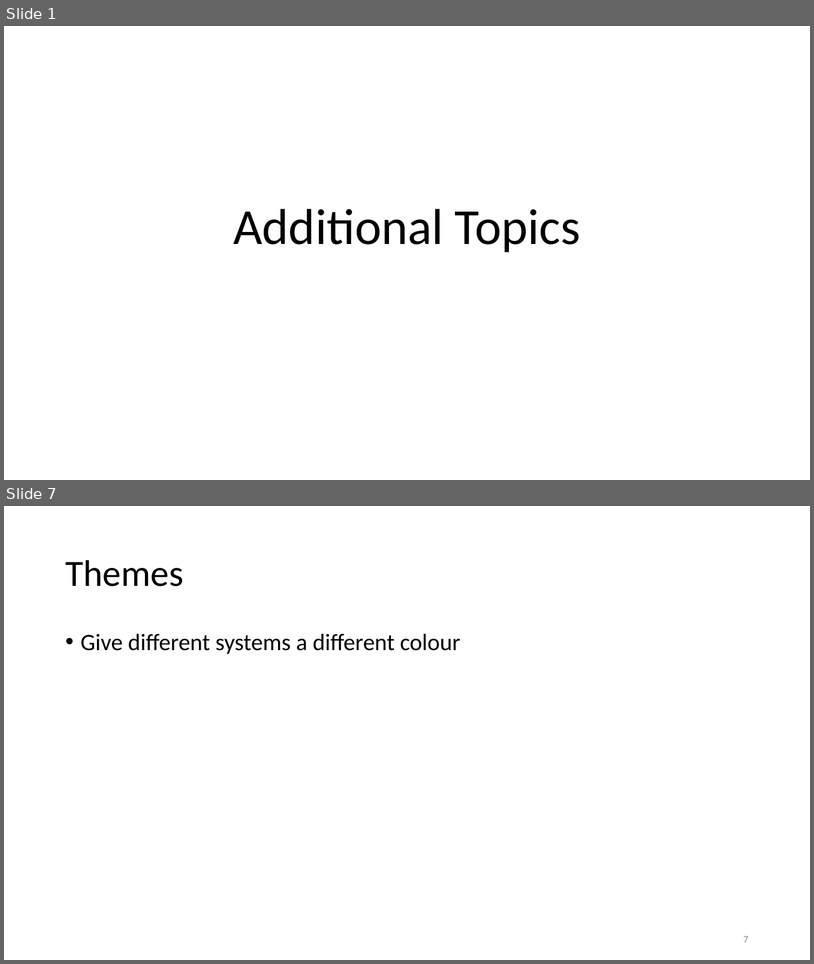
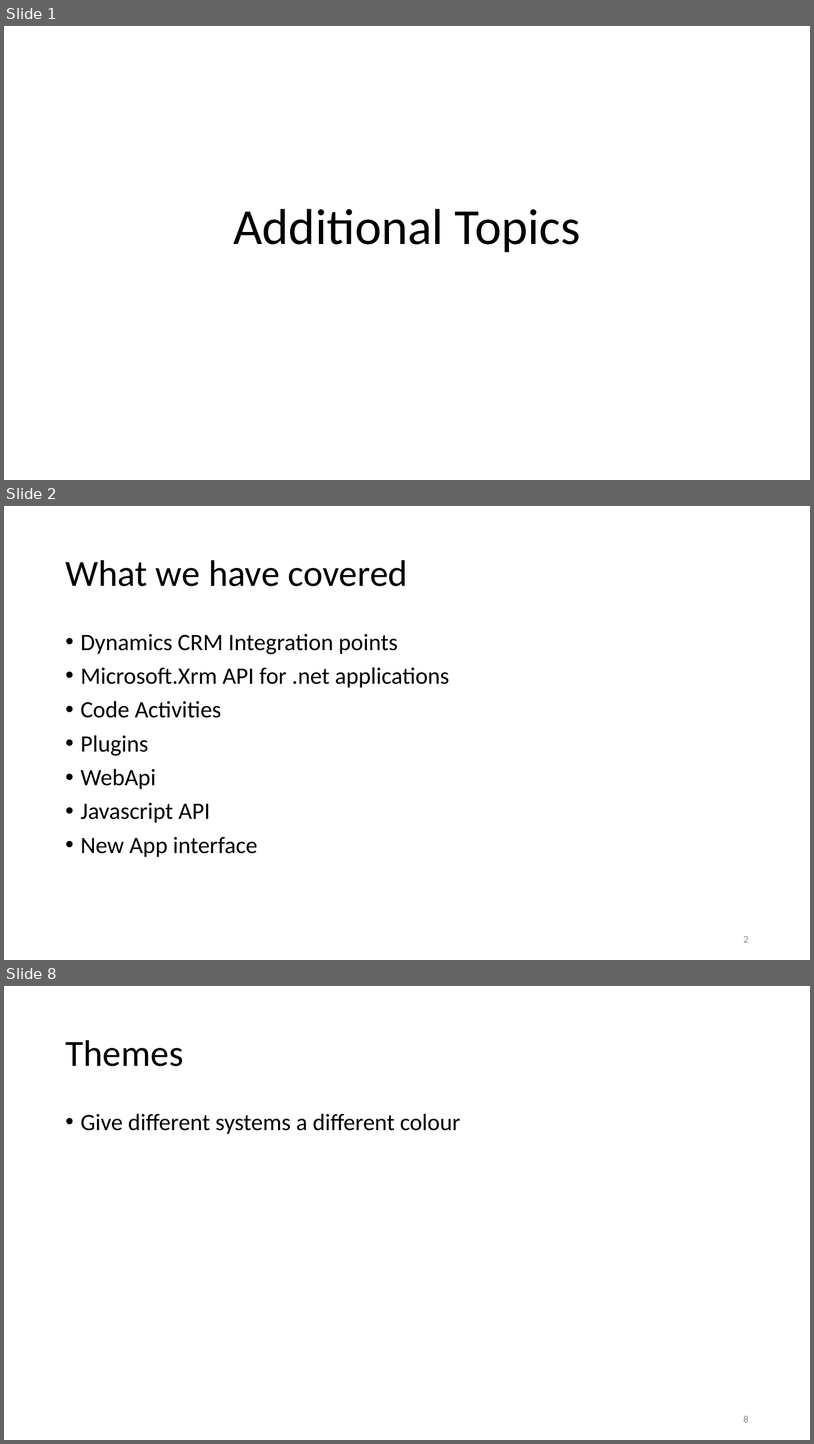
Before and after one commit to rogerhillgsy/CRMTraining, a slide deck: Documents/Additional Topics.pptx. Shown one above the other, each under a label of ours: slides 1 and 7 before the commit, slides 1, 2 and 8 after it; the slides between them are not shown. The pictures are 814x964 and 814x1444 pixels, drawn with LibreOffice and Linux fonts; fonts in the diff are those of the drawing. Boxes give left, top, right and bottom in pixels: in the first picture for what was removed or moved away, otherwise in the second. Text is boxed around its words. In the diff, an @@ line names an element or a change of style, - is before the commit and + after.

```diff
--- a/Documents/Additional Topics.pptx
+++ b/Documents/Additional Topics.pptx
@@ slide 2 added at [4,506,810,960], background #FFFFFF @@
@@ title added at [65,560,408,586], 44 pt, text #000000 @@
+What we have covered
@@ text added at [81,634,450,857], 28 pt, text #000000 @@
+• Dynamics CRM Integration points
+• Microsoft.Xrm API for .net applications
+• Code Activities
+• Plugins
+• WebApi
+• Javascript API
+• New App interface
@@ page number added at [744,936,749,942], 12 pt, text #8C8C8C @@
+2
@@ what was slide 7 is now slide 8 @@
@@ page number at [744,1415,749,1422]: text changed @@
-7
+8
```
Also in this commit, not shown: 7 slides changed, 2 other slides added, 8 other files.
